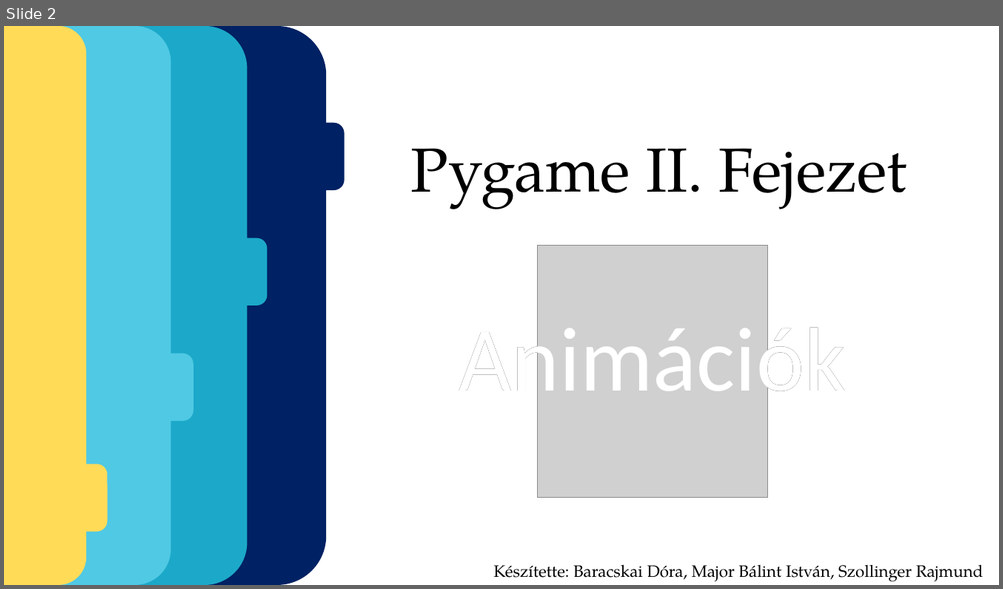
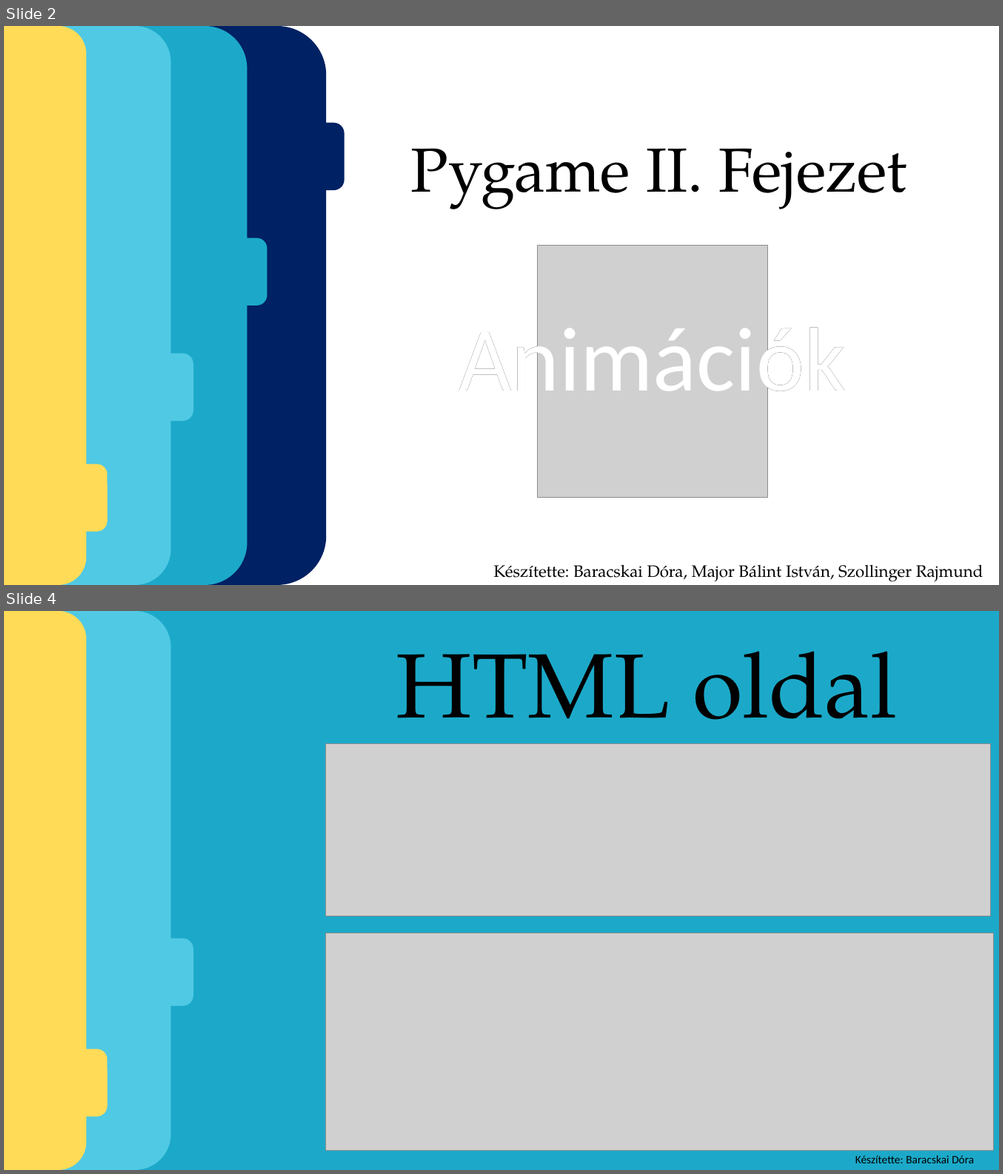
Before and after one commit to majorbalintistvan/pygame_html-ppt, a slide deck: powerpoint.pptx. Shown one above the other, each under a label of ours: slide 2 before the commit, slides 2 and 4 after it; the slides between them are not shown. The pictures are 1003x589 and 1003x1174 pixels, drawn with LibreOffice and Linux fonts; fonts in the diff are those of the drawing; grey boxes stand for pictures; background and template pictures are left out. Boxes give left, top, right and bottom in pixels: in the first picture for what was removed or moved away, otherwise in the second. Text is boxed around its words. In the diff, an @@ line names an element or a change of style, - is before the commit and + after.

```diff
--- a/powerpoint.pptx
+++ b/powerpoint.pptx
@@ slide 4 added at (4,611,999,1170), background #FFFFFF @@
@@ rounded rectangle added at (4,611,999,1170), fill #1CA9C9 @@
@@ rounded rectangle added at (4,611,171,1170), fill #50C9E4 @@
@@ rounded rectangle added at (4,611,86,1170), fill #FFDB58 @@
@@ rounded rectangle added at (31,611,999,1170), fill #002163 @@
@@ text added at (396,651,896,752), 88 pt, text #000000 @@
+HTML oldal
@@ rounded rectangle added at (928,708,999,776), fill #002163 @@
@@ picture added at (326,743,990,916) @@
@@ rounded rectangle added at (911,823,999,891), fill #1CA9C9 @@
@@ rounded rectangle added at (130,939,193,1006), fill #50C9E4 @@
@@ picture added at (326,934,993,1151) @@
@@ rounded rectangle added at (43,1050,107,1118), fill #FFDB58 @@
@@ text added at (855,1156,973,1164), 11 pt, text #000000 @@
+Készítette: Baracskai Dóra
```
Also in this commit, not shown: 3 slides changed, 4 other slides added, 5 slides removed, 1 other file.
